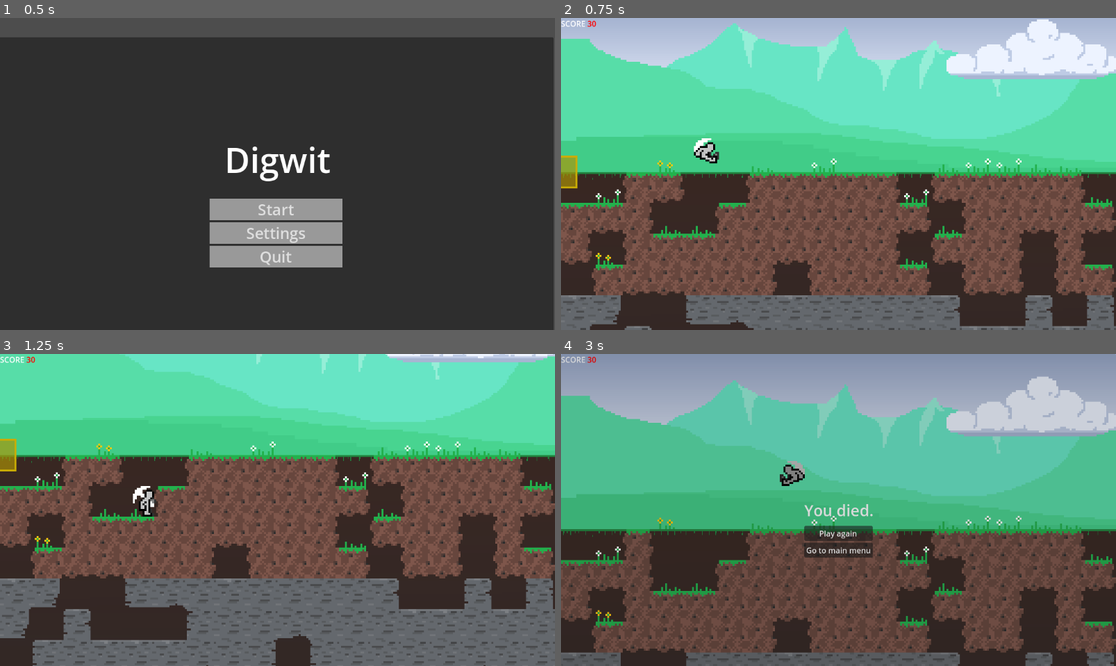
Above: before the commit, frames 1-4 (two rows, left to right).
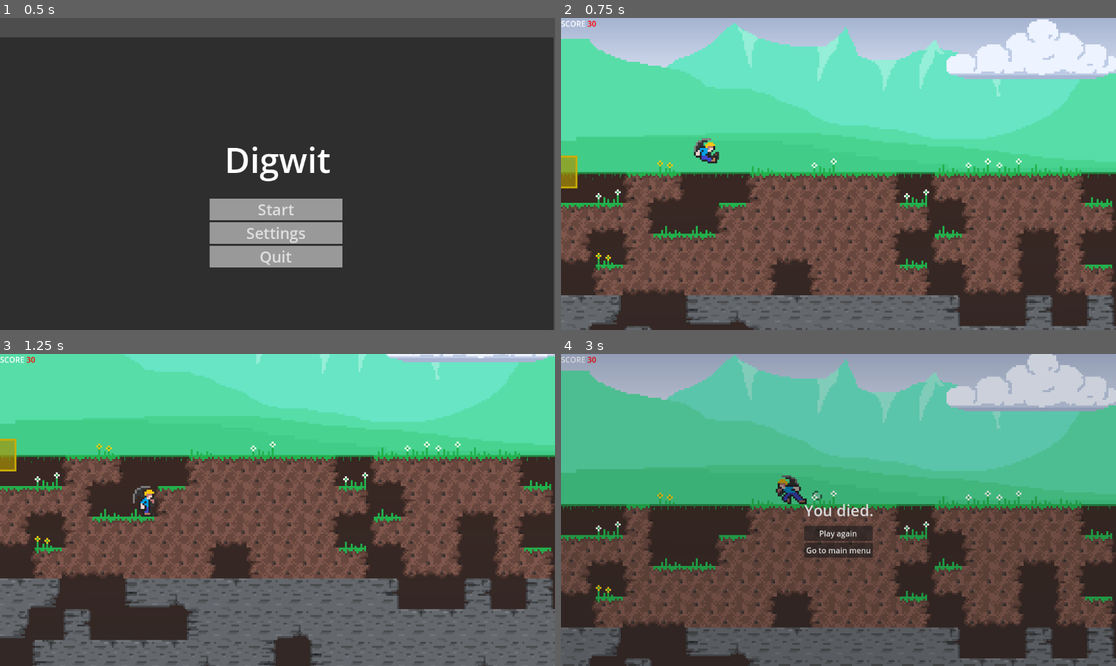
Above: after the commit, the same moments.

Repository: d-v-b/ld58
Game: Godot game, scene res://scenes/main_menu.tscn
Same seed, same stepped clock (60 frames per second), same inputs: the game is played once before the commit and once after it.
Inputs (mouse positions are in pixels of both pictures, inside the frame that each line leads up to):
- Up to frame 1 (0.5 s): no input
- Up to frame 2 (0.75 s): click "Start" at 0.5 s
- Up to frame 3 (1.25 s): no input
- Up to frame 4 (3 s): move the mouse to (577, 363) at 1.27 s; hold D (move_right) 1.28-2.78 s; tap F (action_mine) at 1.35, 2.3 s; tap Space (action_jump) at 1.52, 1.55, 1.82, 2.1, 2.27, 2.57 s; move the mouse to (727, 525) at 2.02 s; move the mouse to (894, 441) at 2.77 s; hold A (move_left) from 2.78 s (still down); tap X (action_die) at 2.85 s

Frame 1 is identical in both runs. In frame 2, 2.4% of the frame differs, in the area x 0-100%, y 38-100%; in frame 3, 3.0%; in frame 4, 50%, in the area x 0-100%, y 0-100%.

Commit message:
graphical updates! new sprites! WOW

Diff:
--- a/Collector/project.godot
+++ b/Collector/project.godot
@@ -49,6 +49,7 @@
 action_mine={
 "deadzone": 0.5,
 "events": [Object(InputEventKey,"resource_local_to_scene":false,"resource_name":"","device":-1,"window_id":0,"alt_press …(192 unchanged characters)…
+, Object(InputEventMouseButton,"resource_local_to_scene":false,"resource_name":"","device":-1,"window_id":0,"alt_pressed":false,"shift_pressed":false,"ctrl_pressed":false,"meta_pressed":false,"button_mask":0,"position":Vector2(0, 0),"global_position":Vector2(0, 0),"factor":1.0,"button_index":1,"canceled":false,"pressed":false,"double_click":false,"script":null)
 ]
 }
 action_die={
--- /dev/null
+++ b/Collector/scenes/mining_block.tscn
@@ -0,0 +1,25 @@
+[gd_scene load_steps=2 format=3 uid="uid://swkim5fvj60i"]
+
+[ext_resource type="Script" uid="uid://dtq5gci0j3xnb" path="res://scripts/mining_block.gd" id="1_hy1y5"]
+
+[node name="MiningBlock" type="RigidBody2D"]
+input_pickable = true
+gravity_scale = 0.0
+contact_monitor = true
+max_contacts_reported = 20
+script = ExtResource("1_hy1y5")
+
+[node name="Polygon2D" type="Polygon2D" parent="."]
+color = Color(0.36078432, 0.23921569, 1, 1)
+polygon = PackedVector2Array(-32, 32, 32, 32, 32, -32, -32, -32)
+
+[node name="Overlay" type="Line2D" parent="."]
+visible = false
+points = PackedVector2Array(32, 32, -32, 32, -32, -32, 32, -32)
+closed = true
+width = 4.0
+default_color = Color(0.41960785, 0.8901961, 0.63529414, 1)
+
+[connection signal="destroy" from="." to="." method="_on_destroy"]
+[connection signal="input_event" from="." to="." method="_on_input_event"]
+[connection signal="mine" from="." to="." method="_on_mine"]
--- a/Collector/scenes/player.tscn
+++ b/Collector/scenes/player.tscn
@@ -1,10 +1,11 @@
-[gd_scene load_steps=18 format=3 uid="uid://cgohnh6jevo5g"]
+[gd_scene load_steps=21 format=3 uid="uid://cgohnh6jevo5g"]
 
 [ext_resource type="Script" uid="uid://chmfrm6bvpxm1" path="res://scripts/player.gd" id="1_t5m8q"]
 [ext_resource type="PackedScene" uid="uid://cm5fktnx76hjo" path="res://scenes/mining_direction.tscn" id="2_g2els"]
 [ext_resource type="PackedScene" uid="uid://26fueigt1juq" path="res://scenes/mining_block_selector.tscn" id="3_qhqgy"]
 [ext_resource type="Texture2D" uid="uid://d3ugus8k8pc57" path="res://assets/char_mine.png" id="4_dqkch"]
 [ext_resource type="Script" uid="uid://dxa2oseq1vhx4" path="res://scenes/player_animations.gd" id="5_qlg0r"]
+[ext_resource type="Texture2D" uid="uid://con5bojp1em5d" path="res://assets/char_mining_anim.png" id="5_tuyoq"]
 
 [sub_resource type="Animation" id="Animation_dqkch"]
 length = 0.001
@@ -71,6 +72,14 @@
 atlas = ExtResource("4_dqkch")
 region = Rect2(96, 0, 16, 16)
 
+[sub_resource type="AtlasTexture" id="AtlasTexture_3v2ag"]
+atlas = ExtResource("5_tuyoq")
+region = Rect2(0, 0, 32, 32)
+
+[sub_resource type="AtlasTexture" id="AtlasTexture_jej6c"]
+atlas = ExtResource("5_tuyoq")
+region = Rect2(32, 0, 32, 32)
+
 [sub_resource type="SpriteFrames" id="SpriteFrames_3v2ag"]
 animations = [{
 "frames": [{
@@ -94,6 +103,12 @@
 }, {
 "duration": 1.0,
 "texture": SubResource("AtlasTexture_d2wvv")
+}, {
+"duration": 1.0,
+"texture": SubResource("AtlasTexture_3v2ag")
+}, {
+"duration": 1.0,
+"texture": SubResource("AtlasTexture_jej6c")
 }],
 "loop": true,
 "name": &"all",
@@ -122,6 +137,17 @@
 "loop": true,
 "name": &"jump",
 "speed": 5.0
+}, {
+"frames": [{
+"duration": 1.0,
+"texture": SubResource("AtlasTexture_3v2ag")
+}, {
+"duration": 1.0,
+"texture": SubResource("AtlasTexture_jej6c")
+}],
+"loop": false,
+"name": &"mine",
+"speed": 7.0
 }, {
 "frames": [{
 "duration": 1.0,
@@ -180,7 +206,7 @@
 position = Vector2(0, -8)
 scale = Vector2(4, 4)
 sprite_frames = SubResource("SpriteFrames_3v2ag")
-animation = &"all"
+animation = &"mine"
 autoplay = "idle"
 script = ExtResource("5_qlg0r")
 
--- a/Collector/scenes/player_animations.gd
+++ b/Collector/scenes/player_animations.gd
@@ -4,6 +4,10 @@
 
 func _ready() -> void:
 	player = get_parent()
+	if player and player.has_signal("mine_signal"):
+		player.connect("mine_signal", Callable(self, "_do_mine"))
+
+	connect("animation_finished", Callable(self, "_on_animation_finish"))
 
 func _process(delta: float) -> void:
 	if not player:
@@ -16,7 +20,7 @@
 
 	if !player.is_on_floor(): new_anim = "jump"
 
-	if animation != new_anim:
+	if animation!= "mine" && animation != new_anim:
 		if (new_anim == "hard_turn"): _do_hard_turn(player.direction)
 		animation = new_anim
 		play()  # explicitly start playback (optional but safe)
@@ -25,6 +29,18 @@
 		flip_h = true
 	elif player.direction == 1:
 		flip_h = false
+
+func _on_animation_finish():
+	if animation == "mine":
+		animation = "idle"
+	return
+
+func _do_mine():
+	if animation != "mine":
+		animation = "mine"
+		play()
+
+
 
 func _do_hard_turn(direction):
 	var turn_sprite = AnimatedSprite2D.new()
--- a/Collector/scripts/player.gd
+++ b/Collector/scripts/player.gd
@@ -2,6 +2,8 @@
 class_name gamejam_player
 
 signal died
+signal mine_signal
+
 @export var speed = 300.0
 @export var jump_velocity = -400.0
 @export var acceleration = 800.0
@@ -28,31 +30,49 @@
 			else:
 				velocity.y += gravity * delta
 
-
-		if direction != Input.get_axis("move_left", "move_right"):
-			direction = Input.get_axis("move_left", "move_right")
-
-		velocity.x = clamp(velocity.x + acceleration * delta * direction, -speed, speed)
-
-		if direction == 0:
-			velocity.x = move_toward(velocity.x, 0, friction * delta)
-
-		if Input.is_action_just_pressed("action_jump") and (is_on_floor() or is_on_wall()):
-			if not is_on_floor() and wall_jumps_since_floor < wall_jumps:
-				wall_jumps_since_floor += 1
-				velocity.y = jump_velocity * 0.65
-				velocity += get_wall_normal() * jump_velocity * -0.35
-			elif is_on_floor():
-				velocity.y = jump_velocity
-
 		if Input.is_action_just_pressed("action_mine"):
+			mine()
 			if $MiningBlockSelector.current:
 				$MiningBlockSelector.current.mine.emit()
+
+		else:
+			movement_input(delta)
+
 
 		if Input.is_action_just_pressed("action_die"):
 			die()
 
 		move_and_slide()
+
+func movement_input(delta):
+	if direction != Input.get_axis("move_left", "move_right"):
+		direction = Input.get_axis("move_left", "move_right")
+
+	velocity.x = clamp(velocity.x + acceleration * delta * direction, -speed, speed)
+
+	if direction == 0:
+		velocity.x = move_toward(velocity.x, 0, friction * delta)
+
+	if Input.is_action_just_pressed("action_jump") and (is_on_floor() or is_on_wall()):
+		if not is_on_floor() and wall_jumps_since_floor < wall_jumps:
+			wall_jumps_since_floor += 1
+			velocity.y = jump_velocity * 0.9
+			velocity += get_wall_normal() * jump_velocity * -0.35
+		elif is_on_floor():
+			velocity.y = jump_velocity
+
+func mine():
+	mine_signal.emit()
+
+	var mouse_pos: Vector2 = get_global_mouse_position()
+	if mouse_pos.x < position.x:
+		direction = -1
+	elif mouse_pos.x > position.x:
+		direction = 1
+
+
+
+
 
 func die():
 	is_dead = true
Binary file changed: Collector/assets/char_mine.png
Binary file added: Collector/assets/char_mining_anim.png
Not shown, added: Collector/assets/char_mining_anim.png.import
Binary file changed: Collector/assets/texture_atlas_2.aseprite
Binary file changed: Collector/assets/texture_atlas_2.png
